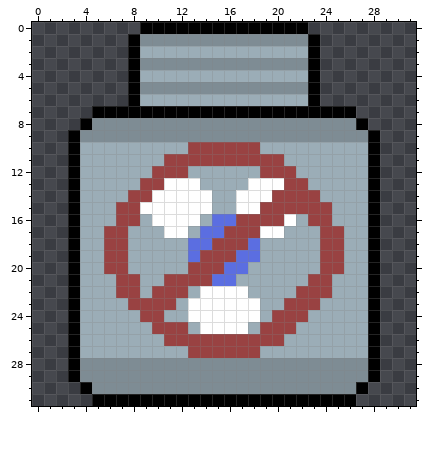
A pixel-art file gets an edit: assets/art/ammonia_neutralizer.aseprite. The picture above is the old version.
32x32 pixels, 1 frame.
Now the later version:
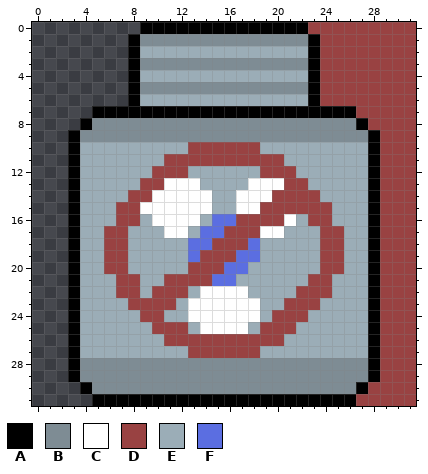
Palette (. is transparent): A #000000  B #7e8c94  C #ffffff  D #994242  E #9badb7  F #5b6ee1
The author wrote: Drew Nitrate Neutralizer
The edit:
@@ x 21..31 @@
- 0 AA.........
- 1 BBA........
- 2 EEA........
- 3 BBA........
- 4 EEA........
- 5 BBA........
- 6 EEA........
- 7 AAAAAA.....
- 8 BBBBBBA....
- 9 BBBBBBBA...
-10 EEEEEEEA...
-11 EEEEEEEA...
-12 DEEEEEEA...
-13 DDEEEEEA...
-14 DDDEEEEA...
-15 DDDDEEEA...
-16 CEDDEEEA...
-17 EEEDDEEA...
-18 EEEDDEEA...
-19 EEEDDEEA...
-20 EEEDDEEA...
-21 EEDDEEEA...
-22 EDDDEEEA...
-23 DDDEEEEA...
-24 DDEEEEEA...
-25 DEEEEEEA...
-26 EEEEEEEA...
-27 EEEEEEEA...
-28 BBBBBBBA...
-29 BBBBBBBA...
-30 BBBBBBA....
-31 AAAAAA.....
+ 0 AADDDDDDDDD
+ 1 BBADDDDDDDD
+ 2 EEADDDDDDDD
+ 3 BBADDDDDDDD
+ 4 EEADDDDDDDD
+ 5 BBADDDDDDDD
+ 6 EEADDDDDDDD
+ 7 AAAAAADDDDD
+ 8 BBBBBBADDDD
+ 9 BBBBBBBADDD
+10 EEEEEEEADDD
+11 EEEEEEEADDD
+12 DEEEEEEADDD
+13 DDEEEEEADDD
+14 DDDEEEEADDD
+15 DDDDEEEADDD
+16 CEDDEEEADDD
+17 EEEDDEEADDD
+18 EEEDDEEADDD
+19 EEEDDEEADDD
+20 EEEDDEEADDD
+21 EEDDEEEADDD
+22 EDDDEEEADDD
+23 DDDEEEEADDD
+24 DDEEEEEADDD
+25 DEEEEEEADDD
+26 EEEEEEEADDD
+27 EEEEEEEADDD
+28 BBBBBBBADDD
+29 BBBBBBBADDD
+30 BBBBBBADDDD
+31 AAAAAADDDDD
Boxes around the changes in both pictures, in picture pixels (x1, y1, x2, y2):
added: (308, 22, 416, 406)
